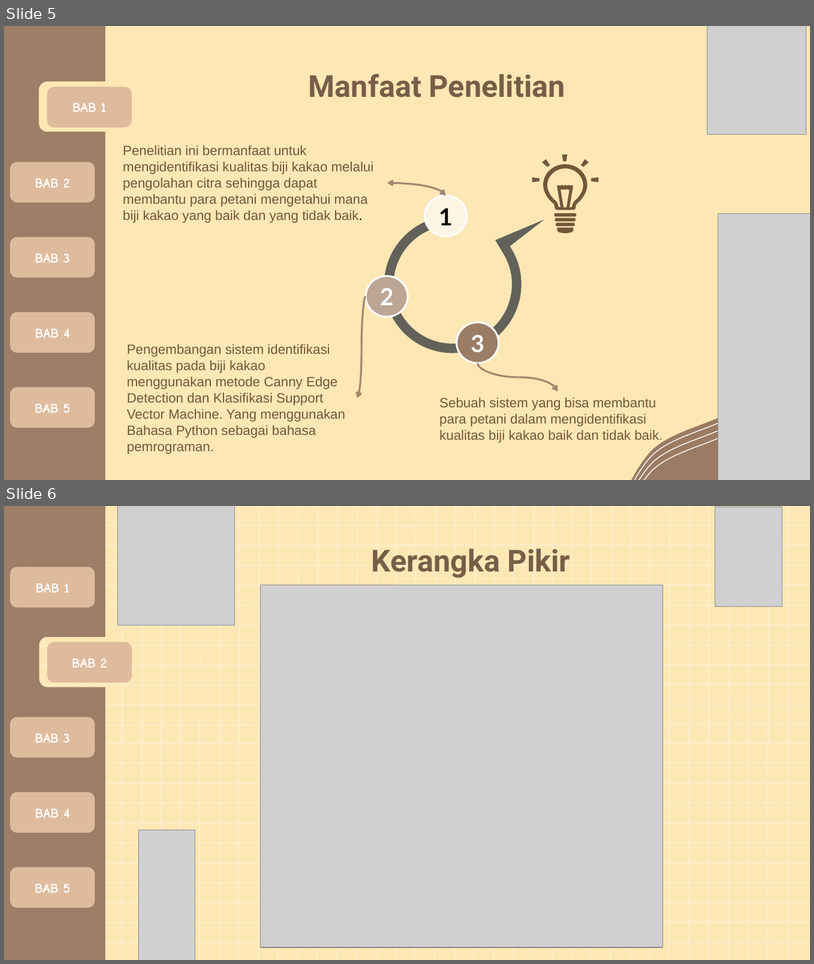
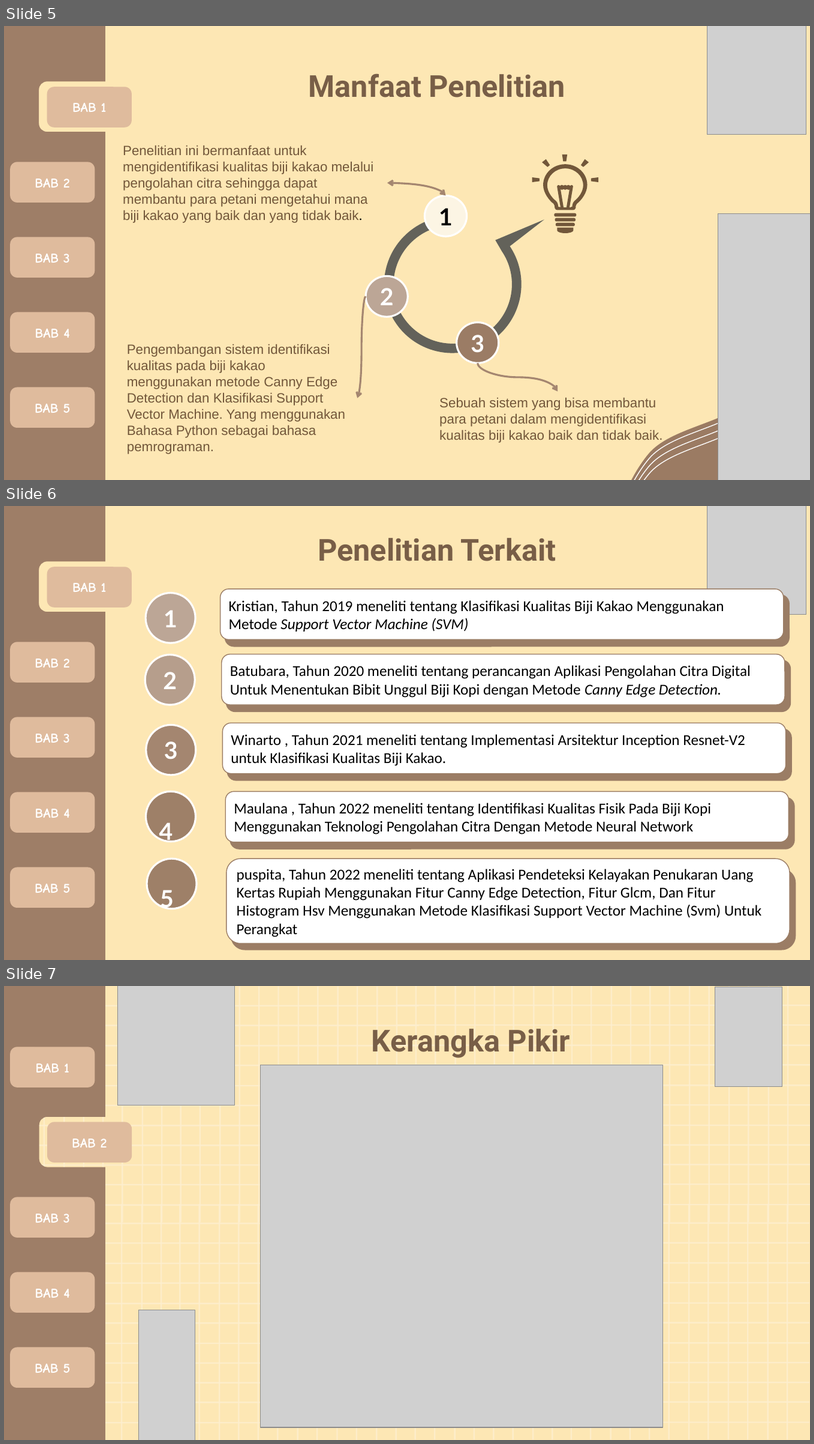
Before and after one commit to AslamMardin/ppt, a slide deck: PROPOSAL/BUSMAWATI/BUSMAWATI - PROPOSAL.pptx. Shown one above the other, each under a label of ours: slides 5 and 6 before the commit, slides 5, 6 and 7 after it. The pictures are 814x964 and 814x1444 pixels, drawn with LibreOffice and Linux fonts; fonts in the diff are those of the drawing; grey boxes stand for pictures. Boxes give left, top, right and bottom in pixels: in the first picture for what was removed or moved away, otherwise in the second. Text is boxed around its words. In the diff, an @@ line names an element or a change of style, - is before the commit and + after.

Commit message:
revisi safriadi busmiwati penelitian terkait

```diff
--- a/PROPOSAL/BUSMAWATI/BUSMAWATI - PROPOSAL.pptx
+++ b/PROPOSAL/BUSMAWATI/BUSMAWATI - PROPOSAL.pptx
@@ slide 6 added at (x1=4, y1=506, x2=810, y2=960), background #FDE7B4 @@
@@ freeform shape added at (x1=4, y1=506, x2=105, y2=960), fill #9E7E67, outline #9E7E67 1 pt @@
@@ picture added at (x1=708, y1=506, x2=806, y2=615) @@
@@ text added at (x1=318, y1=538, x2=557, y2=561), 36 pt, text #785E47, bold @@
+Penelitian Terkait
@@ rounded rectangle added at (x1=48, y1=567, x2=132, y2=607), fill #DFBB9D, outline #DFBB9D 1 pt, 16 pt, text #FFFFFF, bold @@
+BAB 1
@@ ellipse added at (x1=146, y1=593, x2=195, y2=643), fill #BCA696, outline #FFFFFF 2.25 pt, 28 pt, text #FFFFFF, bold @@
+1
@@ rounded rectangle added at (x1=221, y1=589, x2=785, y2=640), fill #FFFFFF, outline #9B7D65 1 pt, 18 pt, text #000000 @@
+Kristian, Tahun 2019 meneliti tentang Klasifikasi Kualitas Biji Kakao Menggunakan Metode Support Vector Machine (SVM)
@@ rounded rectangle added at (x1=225, y1=595, x2=789, y2=646), fill #9B7D65, outline #9B7D65 2.25 pt @@
@@ rounded rectangle added at (x1=11, y1=642, x2=95, y2=682), fill #DFBB9D, outline #DFBB9D 1 pt, 16 pt, text #FFFFFF, bold @@
+BAB 2
@@ ellipse added at (x1=145, y1=655, x2=195, y2=705), fill #B69E8C, outline #FFFFFF 2.25 pt, 28 pt, text #FFFFFF, bold @@
+2
@@ rounded rectangle added at (x1=222, y1=654, x2=786, y2=705), fill #FFFFFF, outline #9B7D65 1 pt, 18 pt, text #000000 @@
+Batubara, Tahun 2020 meneliti tentang perancangan Aplikasi Pengolahan Citra Digital Untuk Menentukan Bibit Unggul Biji Kopi dengan Metode Canny Edge Detection.
@@ rounded rectangle added at (x1=227, y1=660, x2=791, y2=711), fill #9B7D65, outline #9B7D65 2.25 pt @@
@@ rounded rectangle added at (x1=11, y1=717, x2=95, y2=757), fill #DFBB9D, outline #DFBB9D 1 pt, 16 pt, text #FFFFFF, bold @@
+BAB 3
@@ ellipse added at (x1=146, y1=725, x2=196, y2=775), fill #A48670, outline #FFFFFF 2.25 pt, 28 pt, text #FFFFFF, bold @@
+3
@@ rounded rectangle added at (x1=223, y1=723, x2=787, y2=774), fill #FFFFFF, outline #9B7D65 1 pt, 18 pt, text #000000 @@
+Winarto , Tahun 2021 meneliti tentang Implementasi Arsitektur Inception Resnet-V2 untuk Klasifikasi Kualitas Biji Kakao.
@@ rounded rectangle added at (x1=228, y1=729, x2=792, y2=780), fill #9B7D65, outline #9B7D65 2.25 pt @@
@@ rounded rectangle added at (x1=11, y1=792, x2=95, y2=832), fill #DFBB9D, outline #DFBB9D 1 pt, 16 pt, text #FFFFFF, bold @@
+BAB 4
@@ ellipse added at (x1=146, y1=792, x2=196, y2=842), fill #9E8068, outline #FFFFFF 2.25 pt, 28 pt, text #FFFFFF, bold @@
+4
@@ rounded rectangle added at (x1=225, y1=792, x2=789, y2=843), fill #FFFFFF, outline #9B7D65 1 pt, 18 pt, text #000000 @@
+Maulana , Tahun 2022 meneliti tentang Identifikasi Kualitas Fisik Pada Biji Kopi Menggunakan Teknologi Pengolahan Citra Dengan Metode Neural Network
@@ rounded rectangle added at (x1=231, y1=798, x2=795, y2=849), fill #9B7D65, outline #9B7D65 2.25 pt @@
@@ ellipse added at (x1=147, y1=859, x2=197, y2=909), fill #9E8068, outline #FFFFFF 2.25 pt, 28 pt, text #FFFFFF, bold @@
+5
@@ rounded rectangle added at (x1=227, y1=859, x2=791, y2=943), fill #FFFFFF, outline #9B7D65 1 pt, 18 pt, text #000000 @@
+puspita, Tahun 2022 meneliti tentang Aplikasi Pendeteksi Kelayakan Penukaran Uang Kertas Rupiah Menggunakan Fitur Canny Edge Detection, Fitur Glcm, Dan Fitur Histogram Hsv Menggunakan Metode Klasifikasi Support Vector Machine (Svm) Untuk Perangkat
@@ rounded rectangle added at (x1=11, y1=867, x2=95, y2=907), fill #DFBB9D, outline #DFBB9D 1 pt, 16 pt, text #FFFFFF, bold @@
+BAB 5
@@ rounded rectangle added at (x1=232, y1=870, x2=796, y2=949), fill #9B7D65, outline #9B7D65 2.25 pt @@
@@ what was slide 6 is now slide 7 @@
```
Also in this commit, not shown: 1 other file.
